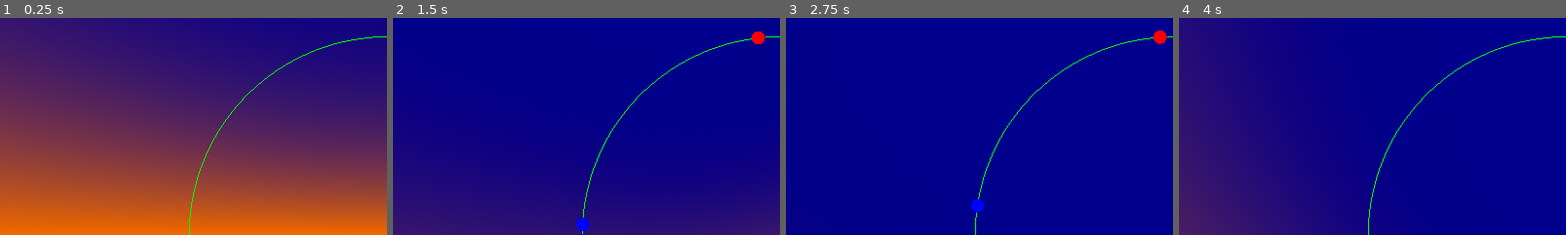
Above: before the commit, frames 1-4 (left to right).
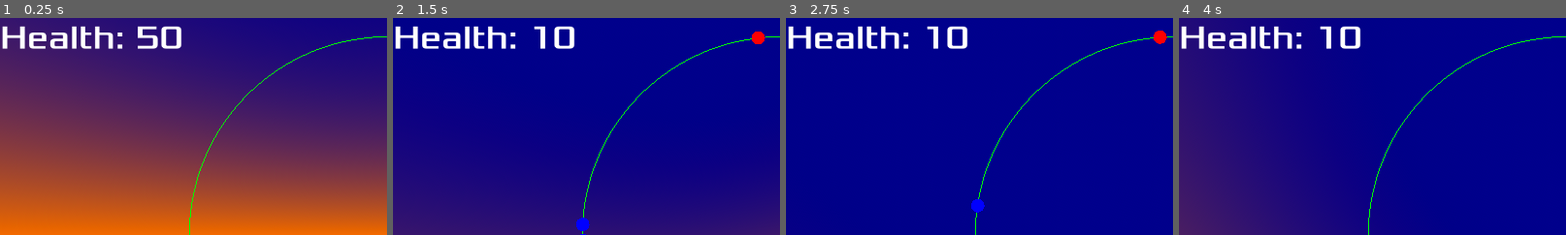
Above: after the commit, the same moments.

Repository: lookbehindyounow/shape_squadron
Game: Godot game, scene res://main.tscn
The game is run twice, just before and just after one commit, with the same random seed, the same clock (stepped at 60 frames per second) and the same inputs.
Inputs:
- Up to frame 1 (0.25 s): no input
- Up to frame 2 (1.5 s): hold D (roll_right) 0.53-1.28 s; tap C (toggle_camera) at 0.6 s; hold W (pitch_down) from 1.28 s (still down); tap , (shoot) at 1.35 s
- Up to frame 3 (2.75 s): tap C (toggle_camera) at 1.55, 2.1 s; release W (pitch_down) at 2.03 s; hold D (roll_right) from 2.03 s (still down)
- Up to frame 4 (4 s): release D (roll_right) at 2.78 s; hold Space (accelerate) 2.78-3.53 s; tap V (toggle_chillin) at 2.85 s; tap C (toggle_camera) at 3.05, 3.8 s; tap Enter at 3.5 s; hold A (roll_left) from 3.53 s (still down); tap B (toggle_suggestions) at 3.6 s
The pictures show only the part of the screen within x 0-50%, y 0-50%; the shares and areas given below are measured in that part.

The runs differ from the first frame. In frame 1, 2.2% of the frame differs, in the area x 0-47%, y 3-15%; in frame 2, 2.0%; in frame 3, 2.0%; in frame 4, 2.0%.

Commit message:
there is now an end of game message overlay when you die or kill all the enemies, there's also a restart button

Diff:
--- a/Player.gd
+++ b/Player.gd
@@ -79,6 +79,8 @@
 
 func die():
 	get_node("/root/Main").gaming=false
+	get_node("/root/Main/UI/Endgame").text="We got em boys - away home to bed :)"
+	get_node("/root/Main/UI/Endgame").show()
 	$CollisionShape3D.set_deferred("disabled",true)
 	$PlaceholderBody.hide()
 	transform.basis=Basis(Vector3.RIGHT,Vector3(0,sqrt(3)/2,0.5),Vector3(0,-0.5,sqrt(3)/2))
--- a/UI.gd
+++ b/UI.gd
@@ -8,6 +8,7 @@
 
 func _ready():
 	screen_dimensions=get_node("/root").size
+	$Endgame.hide()
 
 func _process(delta):
 	var HUD_points=[]
--- a/main.gd
+++ b/main.gd
@@ -9,6 +9,7 @@
 func _ready():
 	var initial_enemy_count=5
 	$Player/Camera3D.current=true
+	$UI/StatusLabel.text="Health: %s" %$Player.health
 	for i in range(initial_enemy_count):
 		enemies.append(enemy_scene.instantiate())
 		enemies[i].transform.origin=Vector3(0,6,5)
@@ -21,8 +22,13 @@
 		if current_camera==enemies.size():
 			$Player/Camera3D.current=true
 			current_camera=-1
+			if gaming:
+				$UI/StatusLabel.text="Health: %s" %$Player.health
+			else:
+				$UI/StatusLabel.text=""
 		else:
 			enemies[current_camera].get_node("Camera3D").current=true
+			$UI/StatusLabel.text="Health: %s" %enemies[current_camera].health
 
 func _on_enemy_die(dead):
 	for i in range(enemies.size()):
@@ -32,9 +38,22 @@
 				current_camera-=1
 				if current_camera==-1:
 					$Player/Camera3D.current=true
+					if gaming:
+						$UI/StatusLabel.text="Health: %s" %$Player.health
+					else:
+						$UI/StatusLabel.text=""
 				else:
 					if current_camera<-1:
 						current_camera=enemies.size()-1
 					enemies[current_camera].get_node("Camera3D").current=true
+					$UI/StatusLabel.text="Health: %s" %enemies[current_camera].health
 			break
 	dead.queue_free()
+
+	if enemies.size()==0:
+		$UI/Endgame.text="Those triangles had families"
+		$UI/Endgame.show()
+
+func _on_restart_pressed():
+	print(1)
+	get_tree().reload_current_scene()
--- a/main.tscn
+++ b/main.tscn
@@ -66,12 +66,45 @@
 grow_vertical = 2
 script = ExtResource("4_41i2s")
 
-[node name="ScoreLabel" type="Label" parent="UI"]
+[node name="StatusLabel" type="Label" parent="UI"]
 layout_mode = 0
 offset_right = 40.0
 offset_bottom = 23.0
 theme_override_fonts/font = ExtResource("6_88733")
 theme_override_font_sizes/font_size = 50
 
+[node name="Endgame" type="Label" parent="UI"]
+layout_mode = 1
+anchors_preset = 15
+anchor_right = 1.0
+anchor_bottom = 1.0
+offset_bottom = -148.0
+grow_horizontal = 2
+grow_vertical = 2
+theme_override_fonts/font = ExtResource("6_88733")
+theme_override_font_sizes/font_size = 60
+horizontal_alignment = 1
+vertical_alignment = 1
+
+[node name="Restart" type="Button" parent="UI/Endgame"]
+top_level = true
+layout_mode = 1
+anchors_preset = 8
+anchor_left = 0.5
+anchor_top = 0.5
+anchor_right = 0.5
+anchor_bottom = 0.5
+offset_left = -87.0
+offset_top = 100.0
+offset_right = 87.0
+offset_bottom = 169.0
+grow_horizontal = 2
+grow_vertical = 2
+theme_override_fonts/font = ExtResource("6_88733")
+theme_override_font_sizes/font_size = 50
+text = "Again!"
+
 [node name="DirectionalLight3D" type="DirectionalLight3D" parent="."]
 transform = Transform3D(0.939693, -0.241845, -0.241845, 0, -0.707107, 0.707107, -0.34202, -0.664463, -0.664463, 0, 50, 0)
+
+[connection signal="pressed" from="UI/Endgame/Restart" to="." method="_on_restart_pressed"]
